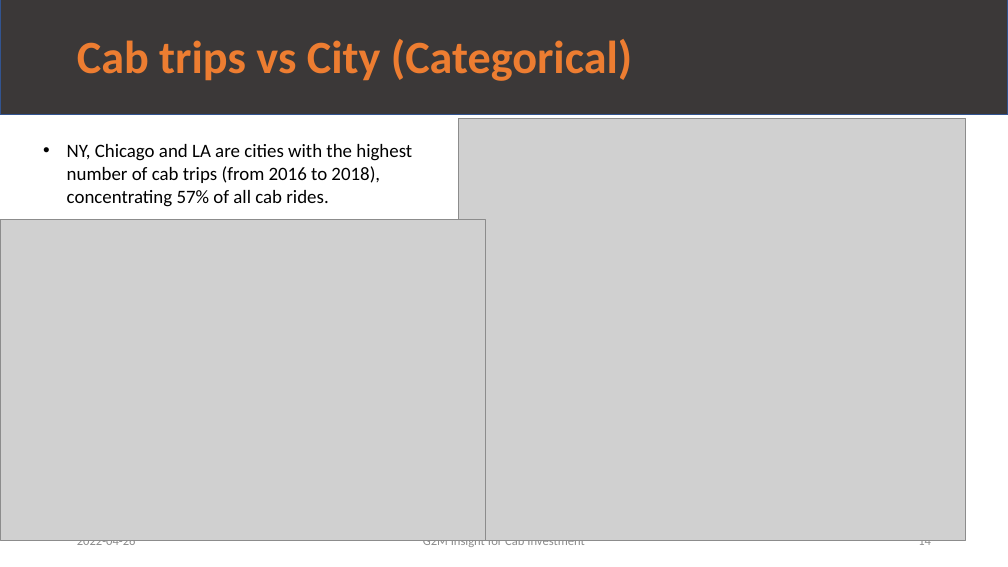
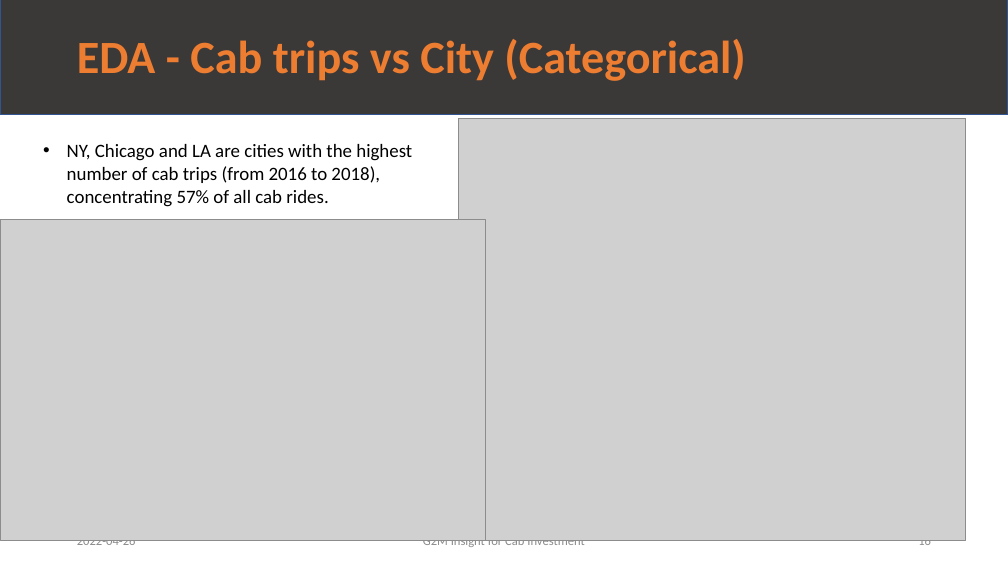
Before and after one commit to leopqrz/Data_Glacier_Internship, a slide deck: slide 16 of week_02/G2M_Case_Study_V1.0_Leo.pptx (slide 14 before the commit). Drawn at 1008x567 pixels with LibreOffice and Linux fonts; fonts in the diff are those of the drawing; grey boxes stand for pictures. Boxes give left, top, right and bottom in pixels: in the first picture for what was removed or moved away, otherwise in the second. Text is boxed around its words. In the diff, an @@ line names an element or a change of style, - is before the commit and + after.

```diff
--- a/week_02/G2M_Case_Study_V1.0_Leo.pptx
+++ b/week_02/G2M_Case_Study_V1.0_Leo.pptx
@@ text at box(77, 39, 745, 81): text changed @@
-Cab trips vs City (Categorical)
+EDA - Cab trips vs City (Categorical)
@@ page number at box(918, 540, 931, 549): text changed @@
-14
+16
```
Also in this commit, not shown: 35 other slides changed, 2 slides added, 1 other file.
